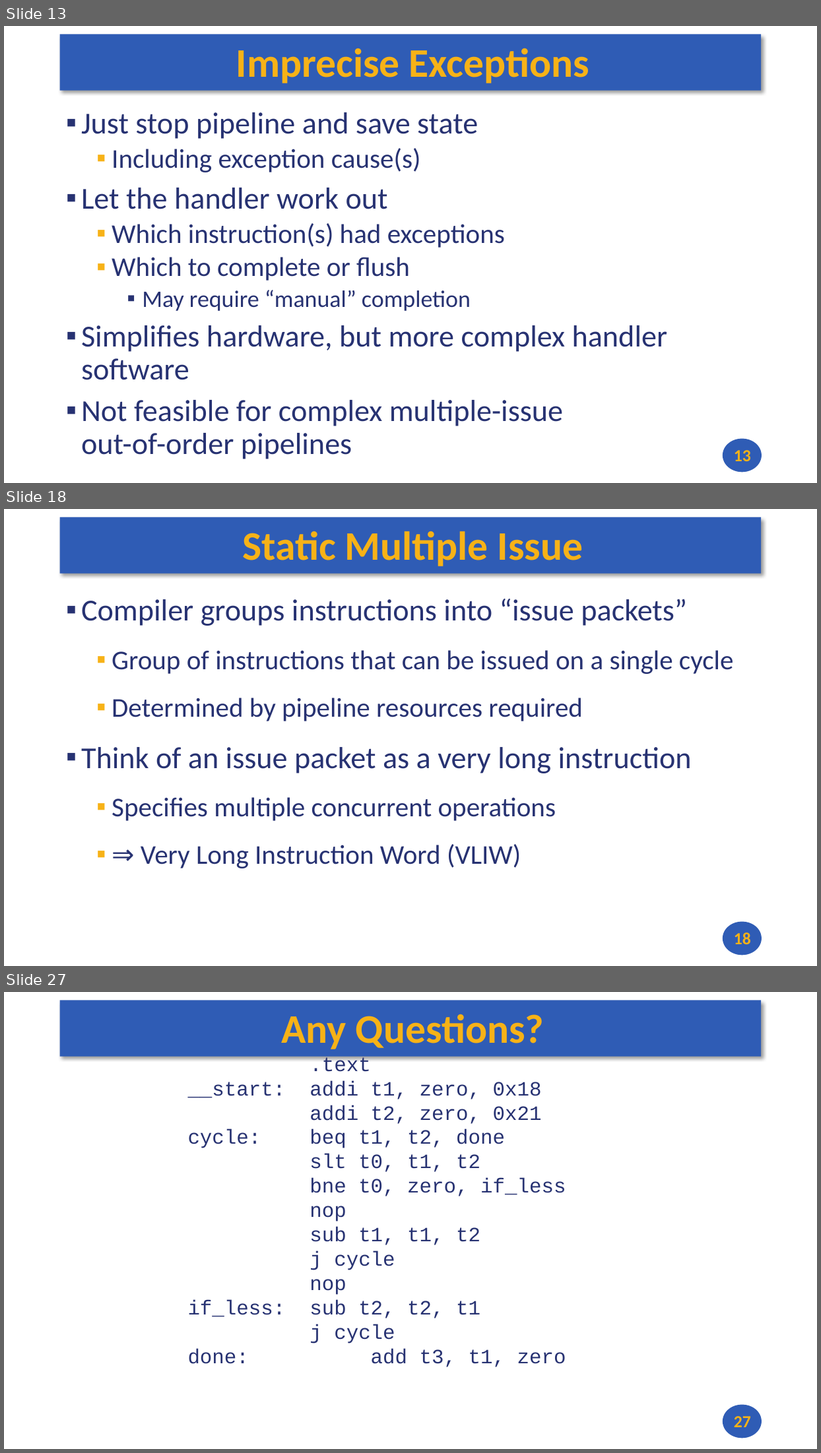
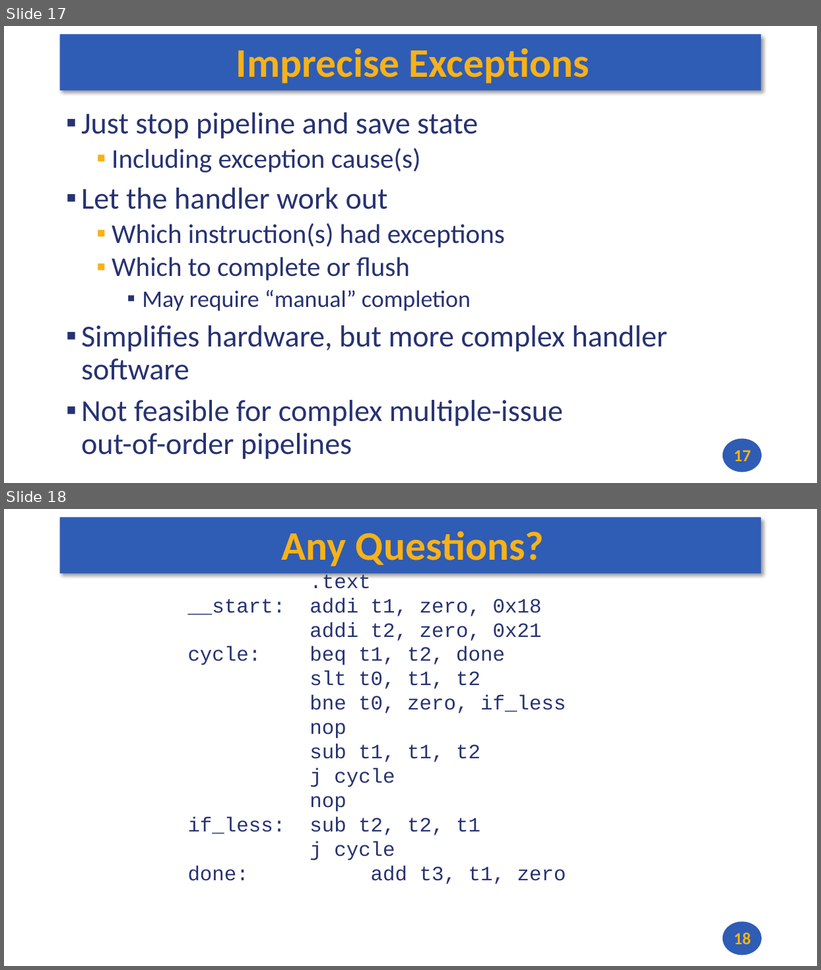
Before and after one commit to andrewt0301/hse-acos-course, a slide deck: docs/part1ca/10_Exceptions/CA_Lecture_10.pptx. Shown one above the other, each under a label of ours: slides 13, 18 and 27 before the commit, slides 17 and 18 after it; the slides between them are not shown. The pictures are 821x1453 and 821x970 pixels, drawn with LibreOffice and Linux fonts; fonts in the diff are those of the drawing. Boxes give left, top, right and bottom in pixels: in the first picture for what was removed or moved away, otherwise in the second. Text is boxed around its words. In the diff, an @@ line names an element or a change of style, - is before the commit and + after.

```diff
--- a/docs/part1ca/10_Exceptions/CA_Lecture_10.pptx
+++ b/docs/part1ca/10_Exceptions/CA_Lecture_10.pptx
@@ slide 18 removed at (4,509,817,966), background #FFFFFF; not listed: 2 template elements that a slide beside it also shows @@
@@ title removed at (242,531,583,566) @@
-Static Multiple Issue
@@ text removed at (81,599,734,869) @@
-▪ Compiler groups instructions into “issue packets”
-  ▪ Group of instructions that can be issued on a single cycle
-  ▪ Determined by pipeline resources required
-▪ Think of an issue packet as a very long instruction
-  ▪ Specifies multiple concurrent operations
-  ▪ ⇒ Very Long Instruction Word (VLIW)
@@ page number removed at (734,933,751,945) @@
-18
@@ what was slide 13 is now slide 17 @@
@@ page number at (734,450,751,462): text changed @@
-13
+17
@@ what was slide 27 is now slide 18 @@
@@ page number at (734,933,751,945): text changed @@
-27
+18
```
Also in this commit, not shown: 5 slides changed, 4 slides added, 12 other slides removed, 2 other files.
